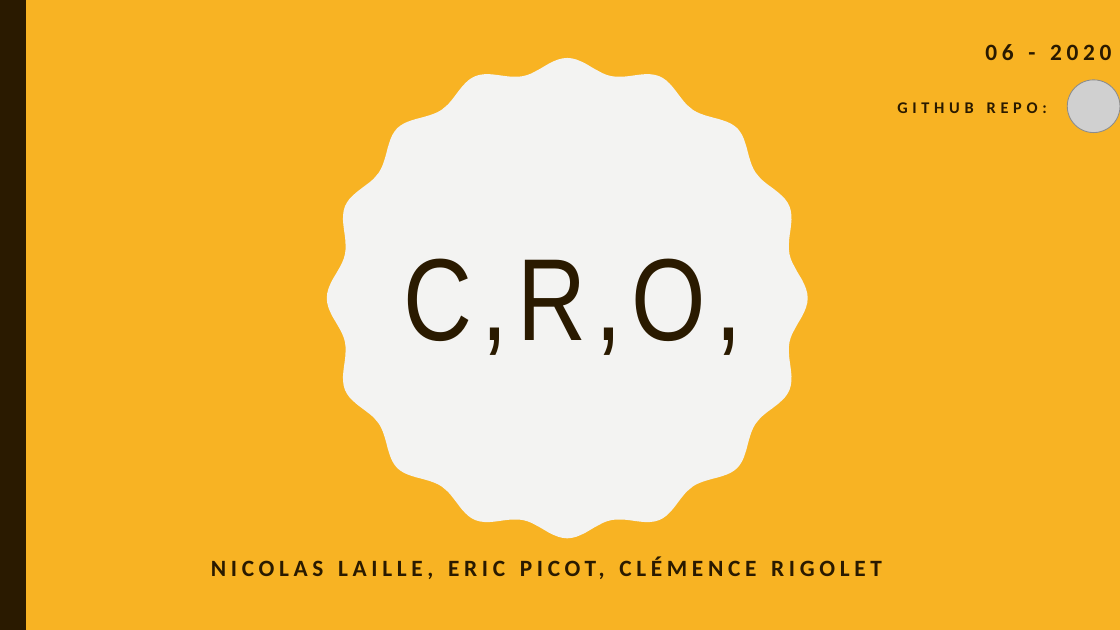
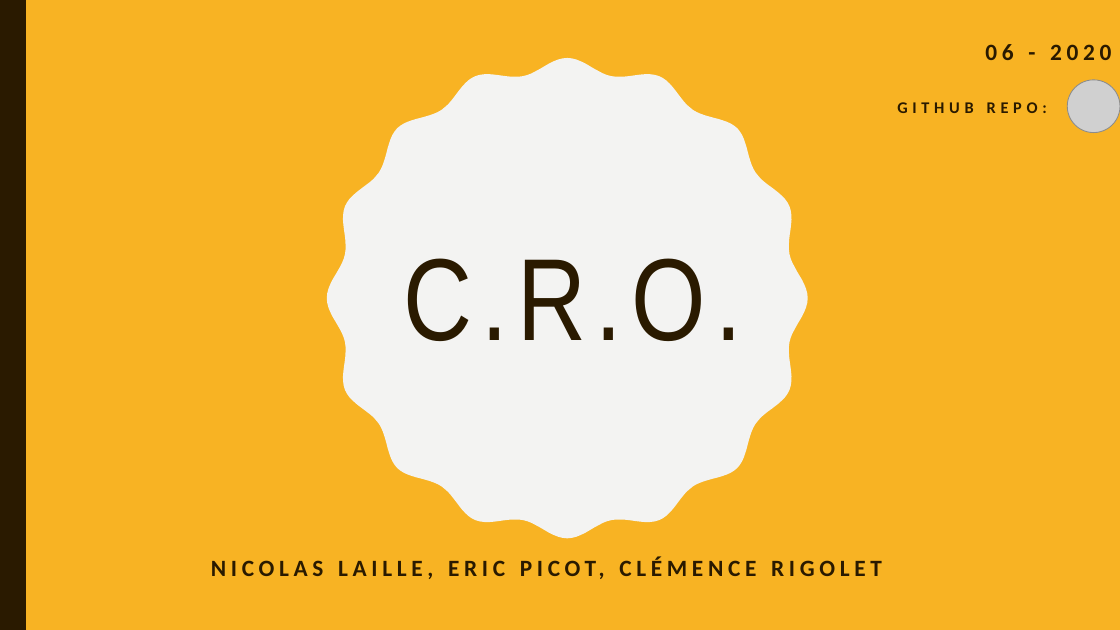
Before and after one commit to EricPicot/gym-coinche, a slide deck: slide 1 of presentation_fr_coinche.pptx. Drawn at 1120x630 pixels with LibreOffice and Linux fonts; fonts in the diff are those of the drawing; grey boxes stand for pictures. Boxes give left, top, right and bottom in pixels: in the first picture for what was removed or moved away, otherwise in the second. Text is boxed around its words. In the diff, an @@ line names an element or a change of style, - is before the commit and + after.

```diff
--- a/presentation_fr_coinche.pptx
+++ b/presentation_fr_coinche.pptx
@@ title at (404,258,742,341): text changed @@
-C,R,O,
+C.R.O.
```
Also in this commit, not shown: 5 other slides changed, 1 slide added, 3 other files.
